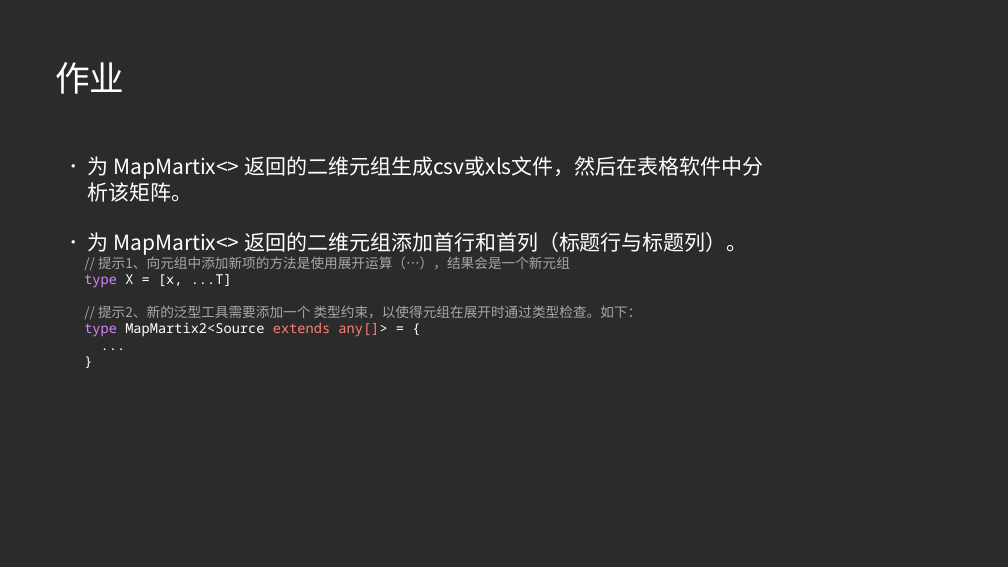
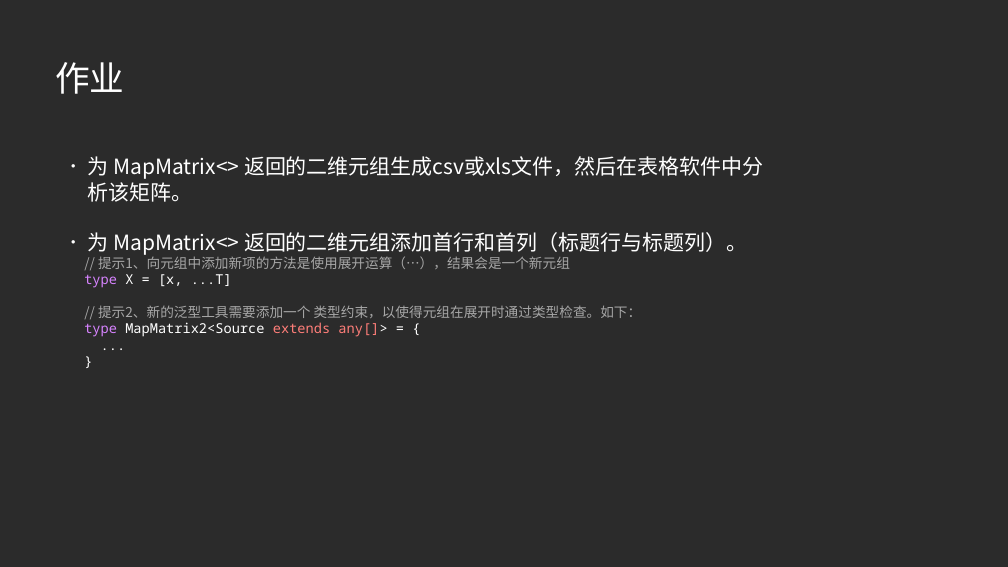
Before and after one commit to aimingoo/jike2, a slide deck: slide 11 of courses/pptx/23.pptx. Drawn at 1008x567 pixels with LibreOffice and Linux fonts; fonts in the diff are those of the drawing; background and template pictures are left out; a plain dark background stands for a picture behind light text. Boxes give left, top, right and bottom in pixels: in the first picture for what was removed or moved away, otherwise in the second. Text is boxed around its words. In the diff, an @@ line names an element or a change of style, - is before the commit and + after.

```diff
--- a/courses/pptx/23.pptx
+++ b/courses/pptx/23.pptx
@@ text at <box>88,156,763,255</box>: text changed @@
-• 为 MapMartix<> 返回的二维元组生成csv或xls文件，然后在表格软件中分析该矩阵。
-• 为 MapMartix<> 返回的二维元组添加首行和首列（标题行与标题列）。
+• 为 MapMatrix<> 返回的二维元组生成csv或xls文件，然后在表格软件中分析该矩阵。
+• 为 MapMatrix<> 返回的二维元组添加首行和首列（标题行与标题列）。
@@ text at <box>84,322,387,337</box>: text changed @@
-type MapMartix2<Source extends any[]> = {
+type MapMatrix2<Source extends any[]> = {
```
Also in this commit, not shown: 2 other files.
